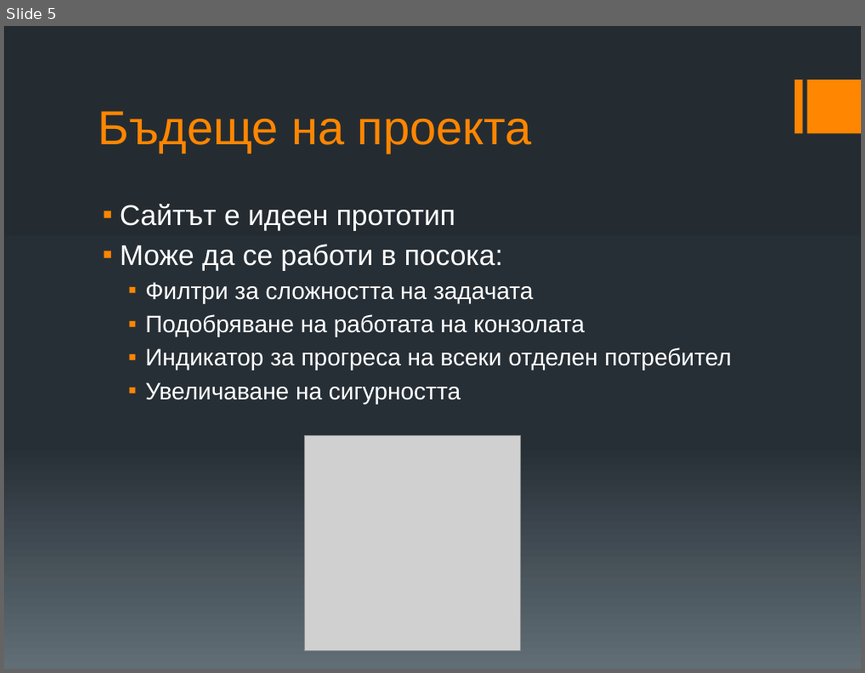
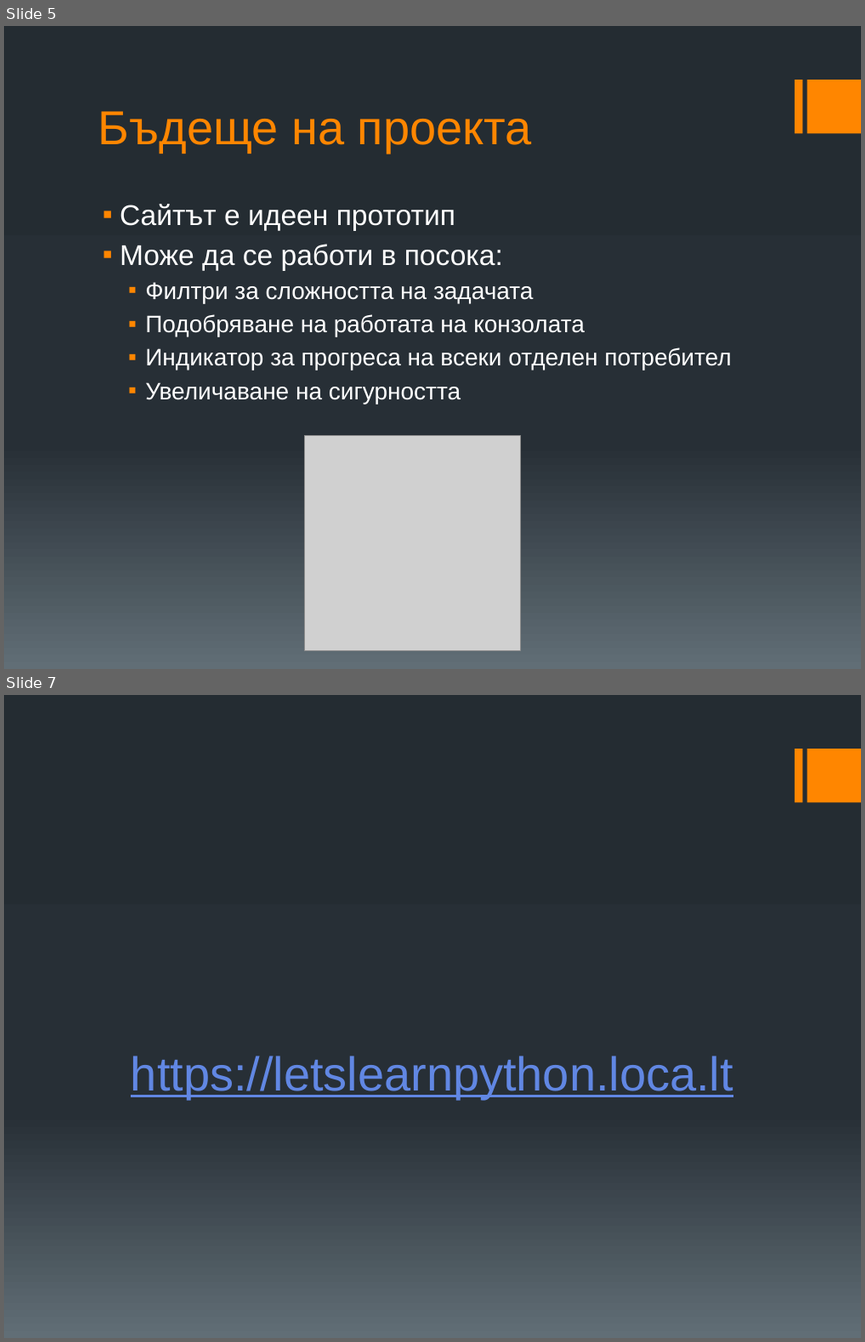
Before and after one commit to PTrendafilov/National-Olympyad-2022, a slide deck: Lets-Learn-Python.pptx. Shown one above the other, each under a label of ours: slide 5 before the commit, slides 5 and 7 after it; the slides between them are not shown. The pictures are 865x673 and 865x1342 pixels, drawn with LibreOffice and Linux fonts; fonts in the diff are those of the drawing; grey boxes stand for pictures. Boxes give left, top, right and bottom in pixels: in the first picture for what was removed or moved away, otherwise in the second. Text is boxed around its words. In the diff, an @@ line names an element or a change of style, - is before the commit and + after.

```diff
--- a/Lets-Learn-Python.pptx
+++ b/Lets-Learn-Python.pptx
@@ slide 7 added at (4,695,861,1338), background gradient #242C33 to #273037 to #636D76; not listed: 2 template elements that a slide beside it also shows @@
@@ title added at (131,1055,733,1098), 40 pt, text #6187E3, underline @@
+https://letslearnpython.loca.lt
```
Also in this commit, not shown: 1 slide changed.
